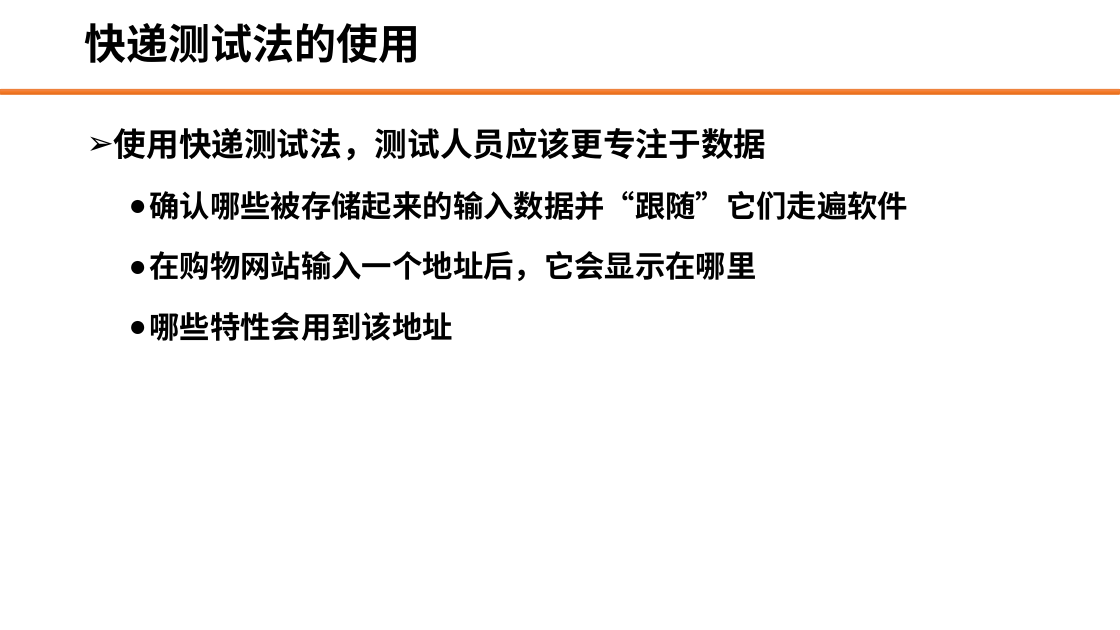
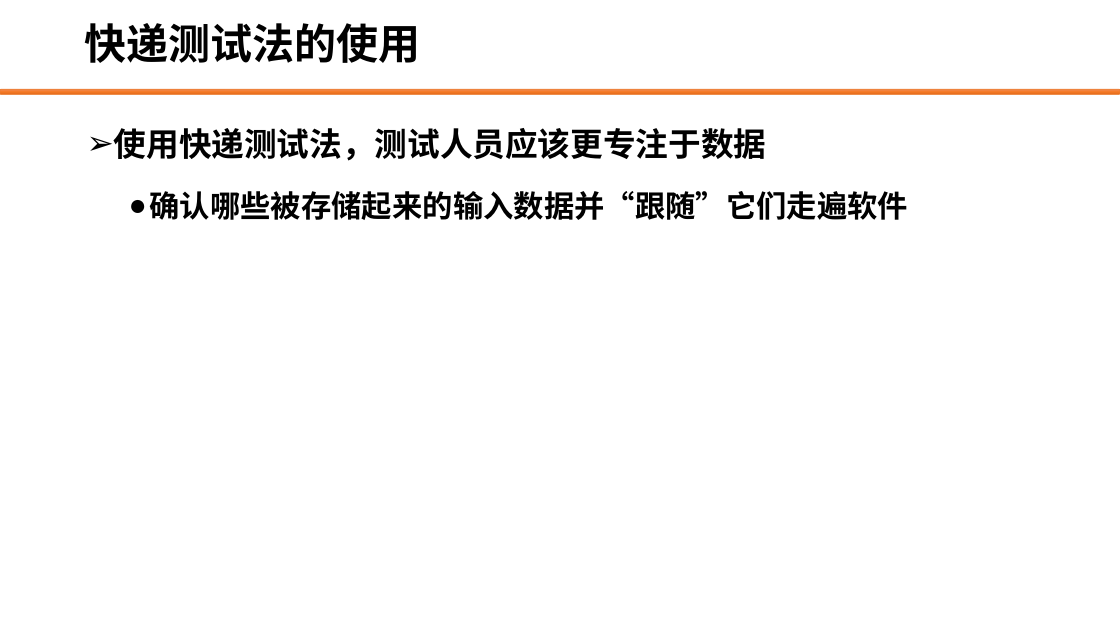
Before and after one commit to edu2act/course-web-system-testing, a slide deck: slide 6 of materials/slides/2.7 探索式测试—快递测试法.pptx (slide 4 before the commit). Drawn at 1120x630 pixels with LibreOffice and Linux fonts; fonts in the diff are those of the drawing; background and template pictures are left out. Boxes give left, top, right and bottom in pixels: in the first picture for what was removed or moved away, otherwise in the second. Text is boxed around its words. In the diff, an @@ line names an element or a change of style, - is before the commit and + after.

```diff
--- a/materials/slides/2.7 探索式测试—快递测试法.pptx
+++ b/materials/slides/2.7 探索式测试—快递测试法.pptx
@@ text at (150, 251, 757, 341): paragraphs removed @@
-  ● 在购物网站输入一个地址后，它会显示在哪里
-  ● 哪些特性会用到该地址
```
Also in this commit, not shown: 1 other slide changed, 5 slides added, 42 other files.
